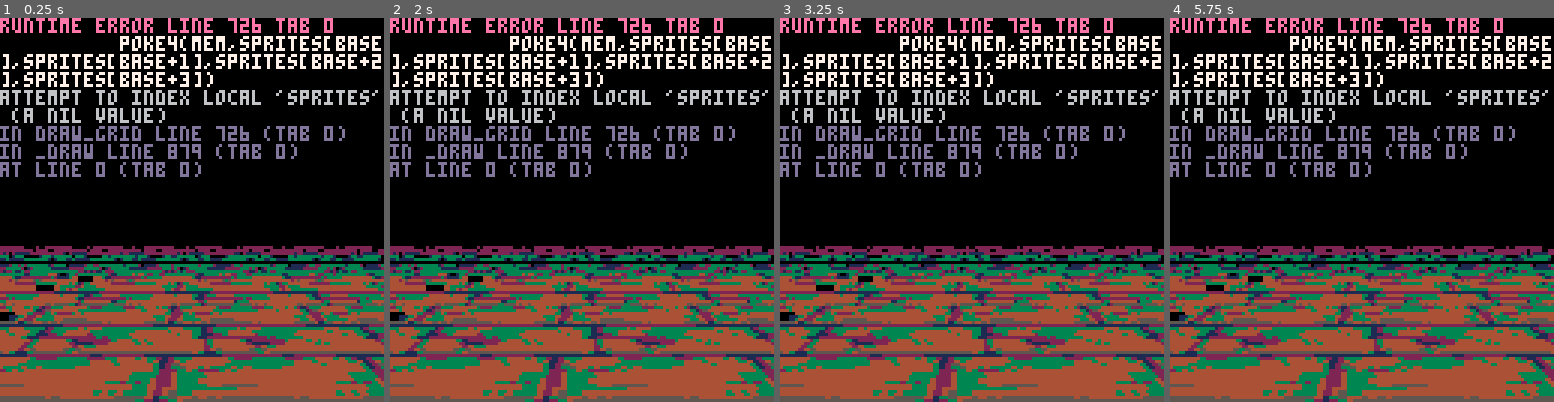
Above: before the commit, frames 1-4 (left to right).
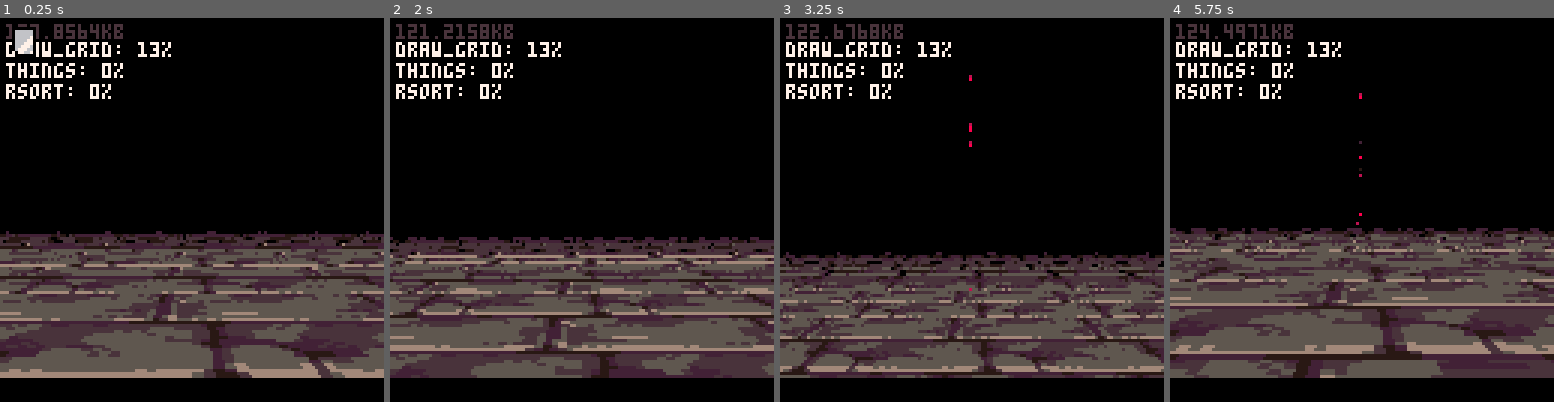
Above: after the commit, the same moments.

Repository: freds72/daggers
Game: PICO-8 cartridge carts/daggers.p8
Two runs of this game, one before a commit and one after it. Both use one fixed random seed, a clock stepped at 60 frames per second and the inputs below.
Inputs:
- Up to frame 1 (0.25 s): no input
- Up to frame 2 (2 s): tap O (Z key) at 0.33, 0.7, 1.43 s; tap X (X key) at 1.07 s; hold Left from 1.97 s (still down)
- Up to frame 3 (3.25 s): tap X (X key) every 0.33 s from 2.07 to 3.07 s; tap O (Z key) at 2.22, 3.1 s; release Left at 2.37 s; hold Down 2.42-2.82 s; hold Right from 2.87 s (still down)
- Up to frame 4 (5.75 s): tap X (X key) every 0.33 s from 3.4 to 5.73 s; release Right at 3.53 s; hold Up 3.58-4.08 s; tap O (Z key) at 3.98, 4.87 s; hold Right 4.13-4.53 s; hold Down 4.58-5.08 s; hold Left from 5.13 s (still down)

The runs differ from the first frame. In frame 1, 55% of the frame differs, in the area x 0-100%, y 0-100%; in frame 2, 54%; in frame 3, 51%; in frame 4, 56%.
Error before the commit: runtime error line 726 tab 0; poke4(mem,sprites[base],sprites[base+1],sprites[base+2],sprites[base+3]); attempt to index local 'sprites' (a nil value)

Commit message:
added support for frame width/height

Diff:
--- a/carts/main.lua
+++ b/carts/main.lua
@@ -1,5 +1,5 @@
 local _plyr,_cam,_things,_grid
-local _entities,_particles,_bullets={}
+local _entities,_sprites,_particles,_bullets
 
 function make_fps_cam()
     local up={0,1,0}
@@ -429,7 +429,7 @@
   bench_end()
 
   -- render in order
-  local prev_base,pal0
+  local sprites,prev_base,pal0=_sprites
   for _,item in ipairs(things) do
     local pal1=(light*min(15,item.key<<5))\1
     if(pal0!=pal1) memcpy(0x5f00,0x4300|pal1<<4,16) palt(0,true) pal0=pal1
@@ -437,7 +437,7 @@
       -- draw things
       local w0,thing=item.key,item.thing
       -- todo: change to use thing type
-      local sprites=_entities.skull
+      local entity=_entities.skull
       local origin=thing.origin
       -- zangle
       local dx,dz=cx-origin[1],cz-origin[3]
@@ -449,9 +449,10 @@
       if(yside>4) yside=4-(yside%5)
       -- copy to spr
       -- skip top+top rotation
-      local mem,base=0x0,128*(8*(5-yside)+side)+1
+      local frame=entity.frames[8*(5-yside)+side]
+      local mem,base=0x0,frame.base
       if prev_base!=base then
-        for i=0,31 do
+        for i=0,frame.height-1 do
           poke4(mem,sprites[base],sprites[base+1],sprites[base+2],sprites[base+3])
           mem+=64
           base+=4
@@ -459,9 +460,10 @@
         prev_base=base
       end
       local sw=16*w0
-      local sx,sy=item.x-sw/2,item.y-sw/2
+      local sx,sy=item.x-frame.width*w0/4,item.y-frame.height*w0/4
       --
-      sspr(0,0,32,32,sx,sy,sw+(sx&0x0.ffff),sw+(sy&0x0.ffff),flip)
+      sspr(frame.xmin,0,frame.width,frame.height,sx,sy,frame.width*sw/32+(sx&0x0.ffff),frame.height*sw/32+(sy&0x0.ffff),flip)
+
       --sspr(0,0,32,32,sx,sy,32,32,flip)
       --print(thing.zangle,sx+sw/2,sy-8,9)
     elseif item.type==2 then
@@ -473,11 +475,13 @@
 
   -- tilt!
   -- screen = gfx
+  palt(0,false)
   local yshift=8*sin(_plyr.tilt)/128
   poke(0x5f54,0x60)
   for i=0,127 do
     sspr(i,0,1,128,i,(i-64)*yshift)
   end
+  palt(0,true)
   -- reset
   poke(0x5f54,0x00)
   -- hide trick top/bottom 8 pixel rows :)
@@ -515,7 +519,7 @@
       vel=v_scale(vel,0.9)
       -- converge toward player
       local dir=v_dir(origin,_plyr.eye_pos)
-      forces=v_add(forces,dir,5+seed*cos(time()/5))
+      -- forces=v_add(forces,dir,5+seed*cos(time()/5))
       -- avoid others
       local idx=world_to_grid(origin)
 
@@ -584,9 +588,9 @@
   add(_things,_plyr)
   -- test objects
   for i=0,50 do
-    make_skull({32+rnd(768),18+rnd(48),32+rnd(768)})
-  end
-  --make_skull({512,24,512})
+    --make_skull({32+rnd(768),18+rnd(48),32+rnd(768)})
+  end
+  make_skull({512,24,512})
 
   _cam=make_fps_cam()
 
@@ -648,7 +652,7 @@
   end
 
   -- load images
-  _entities=decompress("pic",0,0,unpack_entities)
+  _entities,_sprites=decompress("pic",0,0,unpack_entities)
   reload()
 
   -- run game
@@ -723,23 +727,32 @@
 end
 
 function unpack_entities()
-  local entities,names={},split"skull,reaper,blood0,blood1,blood2"
+  local sprites,entities,names={},{},split"skull,reaper,blood0,blood1,blood2"
   unpack_array(function()
     local id=mpeek()
     if id!=0 then
-      entities[names[id]]=unpack_images()
+      entities[names[id]]={
+        frames=unpack_frames(sprites)
+      }
     end
   end)
-  return entities
-end
-
-function unpack_images()
-  local sprites={}
+  return entities,sprites
+end
+
+function unpack_frames(sprites)
+  local frames={}
   unpack_array(function(k)
-    for i=1,128 do
+    local height=mpeek()
+    local frame=add(frames,{
+      xmin=mpeek(),
+      width=mpeek(),
+      ymin=mpeek(),
+      height=height,
+      base=#sprites+1
+    })
+    for i=1,(height+1)*4 do
       add(sprites,mpeek4())
     end
   end)
-
-  return sprites
-end
+  return frames
+end
--- a/carts/voxel_editor.lua
+++ b/carts/voxel_editor.lua
@@ -747,7 +747,7 @@
     memset(0x0,0,0x16)
 
     -- load any previous cart
-    reload(0x0,0x0,0x4300,"daggers_assets.p8")
+    if(reload(0x0,0x0,0x4300,"daggers_assets.p8")==0) return
     -- check magic number
     local mem=0x0
     if($mem!=_magic_number) printh("archive: invalid magic number") return
@@ -759,7 +759,6 @@
         -- read string
         local k=@mem
         mem+=1
-        printh("restoring: ".._entities[k].text)
         -- read data
         local len=peek2(mem)
         mem+=2
@@ -769,9 +768,9 @@
     reload()
 end
 
-function collect_images(ent)
+function collect_frames(ent,cb)
     local cam=make_cam(16,16,16,2)
-    local grid,images=grid_fromstr(ent.data),{}
+    local grid,frames=grid_fromstr(ent.data),{}
     -- find middle of voxel entity
     local zmin,zmax=32000,-32000
     for k=0,_grid_size do
@@ -789,6 +788,25 @@
             if(done) break
         end
     end
+    -- find first row with non-null pixels
+    local function find_first_row(start,finish,dir)
+        for i=start,finish,dir do
+            local mem=0x6000+i*64
+            if $(mem)|$(mem+4)|$(mem+8)|$(mem+12)!=0 then
+                return i
+            end
+        end
+        return finish
+    end
+    -- find first column with non-null pixels
+    local function find_first_column(start,finish,dir)
+        for x=start,finish,dir do
+            for y=0,31 do
+                if(pget(x,y)!=0) return x
+            end
+        end
+        return finish
+    end
 
     local xy,zoffset=_grid_size/2,(zmax-zmin+1)/2
     local zangles={}
@@ -801,21 +819,31 @@
         for i,z in ipairs(zangles) do
             cls()
             cam:control({xy,xy,zoffset},y,z,2*_grid_size)
+            clip(0,0,32,32)
             draw_grid(grid,cam,nil,true)
+            clip()
+            -- find ymin,ymax
+            local ymin,ymax=find_first_row(0,31,1),find_first_row(31,0,-1)
+            local frame=add(frames,{
+                ymin=ymin,ymax=ymax,
+                -- x extent
+                xmin=find_first_column(0,31,1),
+                xmax=find_first_column(31,0,-1)
+            })
             -- capture image in array
-            local mem=0x6000
-            for j=0,31 do
-                add(images,peek4(mem))
-                add(images,peek4(mem+4))
-                add(images,peek4(mem+8))
-                add(images,peek4(mem+12))
-                mem+=64
-            end
-            flip()
+            for j=ymin,ymax do
+                local mem=0x6000+j*64
+                add(frame,$mem)
+                add(frame,$(mem+4))
+                add(frame,$(mem+8))
+                add(frame,$(mem+12))
+            end
+            -- flip()
+            if(cb) cb(count)
             count+=1
         end
     end
-    return images,count
+    return frames,count
 end
 
 -- export entities for game engine
@@ -823,6 +851,7 @@
     -- save carts
     local mem,cart_id=0x0,0
     local function pack_bytes(b,width)
+        width=width or 1
         for i=0,width-1 do
             poke(mem,(b>><(i*8))) mem+=1
             -- end of cart?
@@ -839,20 +868,40 @@
     for i=1,#_entities do
         local ent=_entities[i]
         if ent.data then
-            clip(0,0,32,32)
-            local images,count=collect_images(ent)
-            printh("exporting: "..ent.text.." frames: "..count)
+            holdframe()
+            local frames,count=collect_frames(ent,function(count)
+                if(count%2!=0) return
+                cls()
+                fillp()
+                rectfill(0,0,127,8,8)
+                print("eXPORTING SPRITES",1,1,0)
+                for j=1,i-1 do
+                    print(_entities[j].text..": 100%",2,j*6+4,7)
+                end
+                print(_entities[i].text..": "..flr(100*count/40).."%",2,i*6+4,7)
+                flip()
+                holdframe()
+            end)
             -- save entity identifier
-            pack_bytes(i,1)
+            pack_bytes(i)
             -- number of frames
             pack_bytes(count,2)
-            for i,v in ipairs(images) do
-                pack_bytes(v,4)
-            end
-            clip()
+            for i,frame in ipairs(frames) do
+                -- height
+                pack_bytes(frame.ymax-frame.ymin)
+                -- pack x min + width
+                pack_bytes(frame.xmin)
+                pack_bytes(frame.xmax-frame.xmin)
+                -- pack y min
+                pack_bytes(frame.ymin)
+                -- pack pixels
+                for _,pixels in ipairs(frame) do
+                    pack_bytes(pixels,4)
+                end
+            end
         else
             -- "invalid entity"
-            pack_bytes(0,1)
+            pack_bytes(0)
         end
     end
     -- any remaining data?
@@ -860,6 +909,9 @@
         cstore(0x0,0x0,mem,"pic_"..cart_id..".p8")
     end
     reload()
+    cls()
+    -- deactivate holdframe
+    flip()
 end
 
 function _init()
